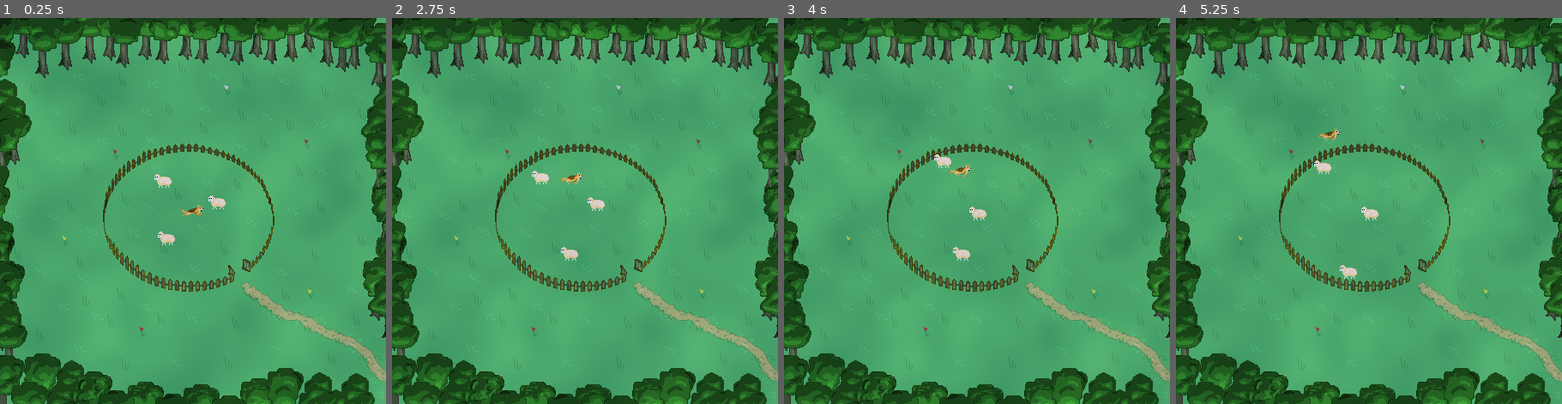
Above: before the commit, frames 1-4 (left to right).
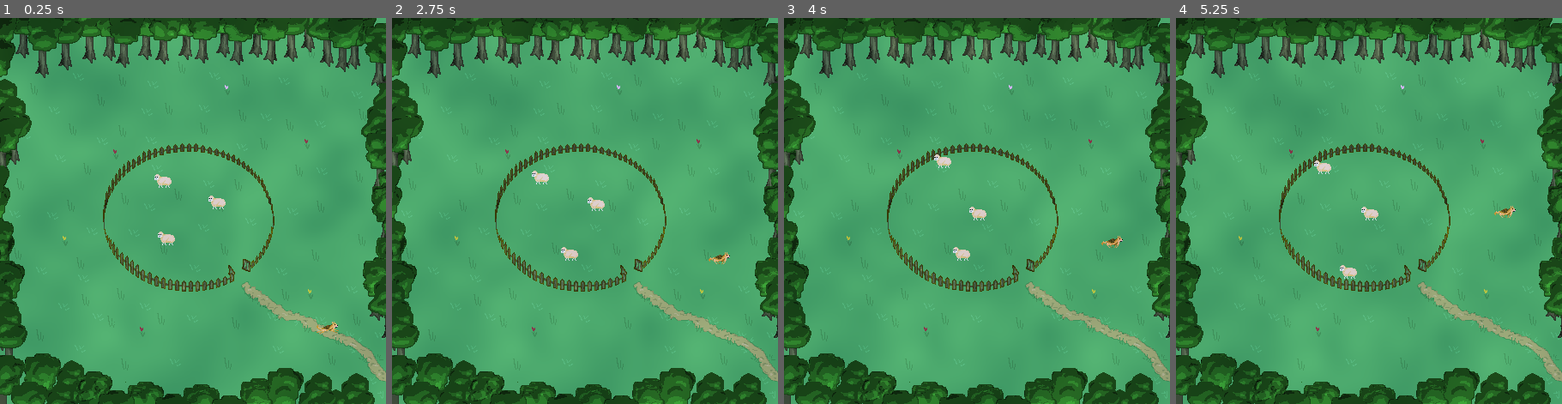
Above: after the commit, the same moments.

Repository: binaryHips/MAIgeAcademy
Game: Godot game, scene res://src/scenes/main/main.tscn
The game is run twice, just before and just after one commit, with the same random seed, the same clock (stepped at 60 frames per second) and the same inputs. The project has no main scene, so this scene is started directly.
Inputs:
- Up to frame 1 (0.25 s): no input
- Up to frame 2 (2.75 s): hold Right (ui_right) 0.53-1.28 s; hold Down (ui_down) 1.28-2.03 s; hold Right (ui_right) from 2.03 s (still down)
- Up to frame 3 (4 s): release Right (ui_right) at 2.78 s; hold Up (ui_up) 2.78-3.53 s; hold Left (ui_left) from 3.53 s (still down)
- Up to frame 4 (5.25 s): release Left (ui_left) at 5.03 s; hold Down (ui_down) from 5.03 s (still down)

The runs differ from the first frame. In frame 1, 0.2% of the frame differs, in the area x 46-88%, y 48-82%; in frame 2, 0.2%; in frame 3, 0.2%; in frame 4, 0.2%.

Commit message:
Waf en cours

Diff:
--- a/src/scenes/chien/brain.gd
+++ b/src/scenes/chien/brain.gd
@@ -2,17 +2,11 @@
 
 # Called when the node enters the scene tree for the first time.
 func _ready() -> void:
-
-	speed = 100.0
-	#getPathPoints()
-	#pointProche(get_parent().position)
-	#goProche()
-	pass
+	speed = 200.0
 
 # Called every frame. 'delta' is the elapsed time since the previous frame.
 func _process(delta: float) -> void:
 	goProche()
-	#pass
 
 func pointProche(position):
 	#TODO : passer en coordonnées locales
@@ -21,12 +15,12 @@
 	var closest_offset = courbe.sample_baked(courbe.get_closest_offset(position)+speed)
 	return closest_offset
 
-
-
 func goProche():
 	move_target = pointProche(body.global_position)
 	#$"../Area2D".get_overlapping_bodies()
 	#if body.is_in_group("sheep")
+
+
 func _see():
 
 	var percept = {
@@ -42,15 +36,21 @@
 
 	return percept
 
-#
-#func _act(percept):
-	#print(states)
-#
-	#if has_state("idle"):
-		#if not percept["dog_seen"] and not percept["is_inside"]:
-			#override_state("runaway")
-		#
-		#move_target = body.global_position + Vector2(
-			#randf_range(-50, 50),
-			#randf_range(-50, 50),
-		#)
+
+func _act(percept):
+	print("Etat chien : ",states)
+
+	if has_state("patrol"):
+
+		if percept["sheep_seen"]:
+			override_state("bark")
+			move_target = $"../Area2D".get_overlapping_bodies().global_position
+
+	if has_state("idle"):
+		if not percept["sheep_seen"] and not percept["is_inside"]:
+			override_state("patrol")
+
+		move_target = body.global_position + Vector2(
+			randf_range(-50, 50),
+			randf_range(-50, 50),
+		)
--- a/src/scenes/chien/chien.gd
+++ b/src/scenes/chien/chien.gd
@@ -19,11 +19,15 @@
 		#_animated_sprite.scale.x = -2
 	#if linear_velocity.x > 0:
 		#_animated_sprite.scale.x = 2
-	#prev_position = position
+	#if(prev_position.x>position.x):
+		#_animated_sprite.scale.x = -2
+	#if(prev_position.x<position.x):
+		#_animated_sprite.scale.x = 2
 	_animated_sprite.play("court")
+	prev_position = position
 	#var ax = Input.get_vector("ui_left", "ui_right", "ui_up", "ui_down")
 	#apply_central_force(ax* speed)
-	pass
+	#pass
 
 func bark():
 	_animated_sprite.play("aboie")
--- a/src/scenes/main/main.tscn
+++ b/src/scenes/main/main.tscn
@@ -35,6 +35,7 @@
 position = Vector2(-62, 65)
 
 [node name="Chien" parent="." instance=ExtResource("3_7kmae")]
+position = Vector2(315, 272)
 
 [node name="ColorRect" type="ColorRect" parent="."]
 material = SubResource("ShaderMaterial_6mngh")
Binary file removed: resources/images/sheep-removebg-preview.webp
Not shown, removed: resources/images/sheep-removebg-preview.webp.import
Binary file removed: resources/images/waf-removebg-preview.webp
Not shown, removed: resources/images/waf-removebg-preview.webp.import
